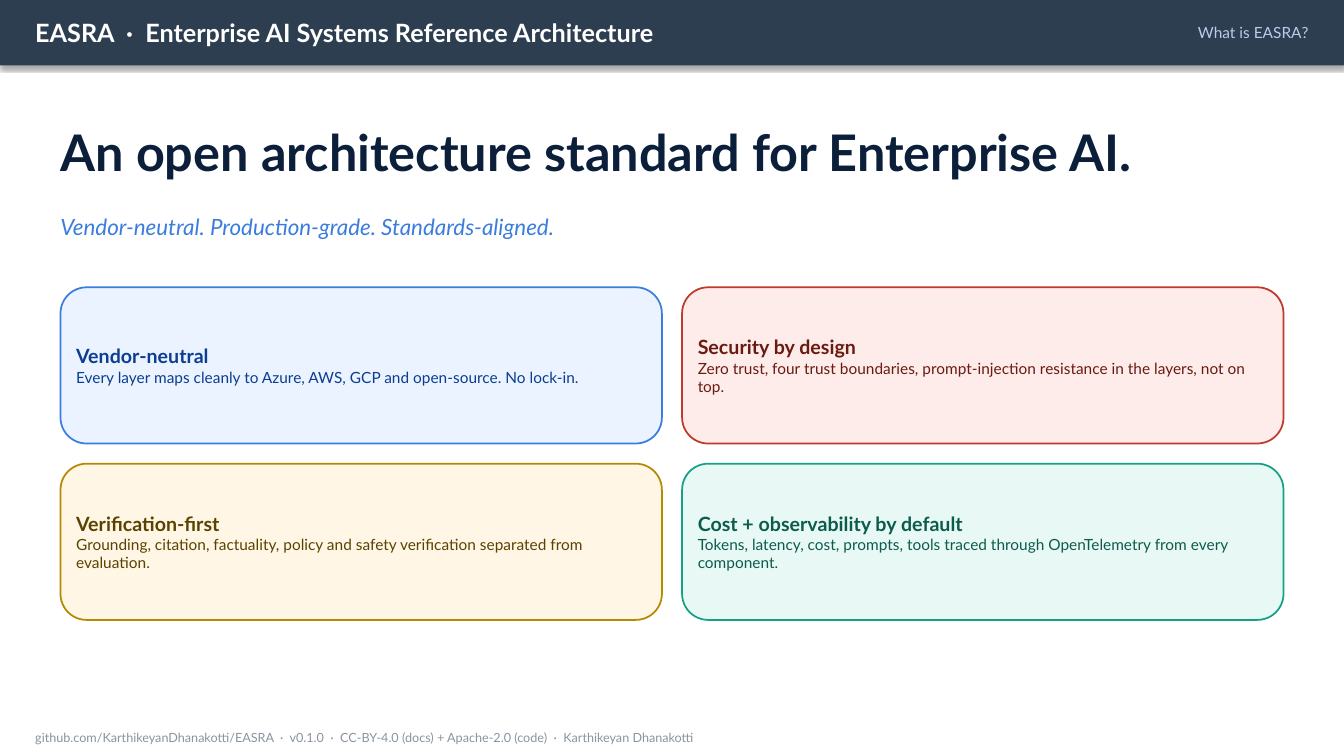
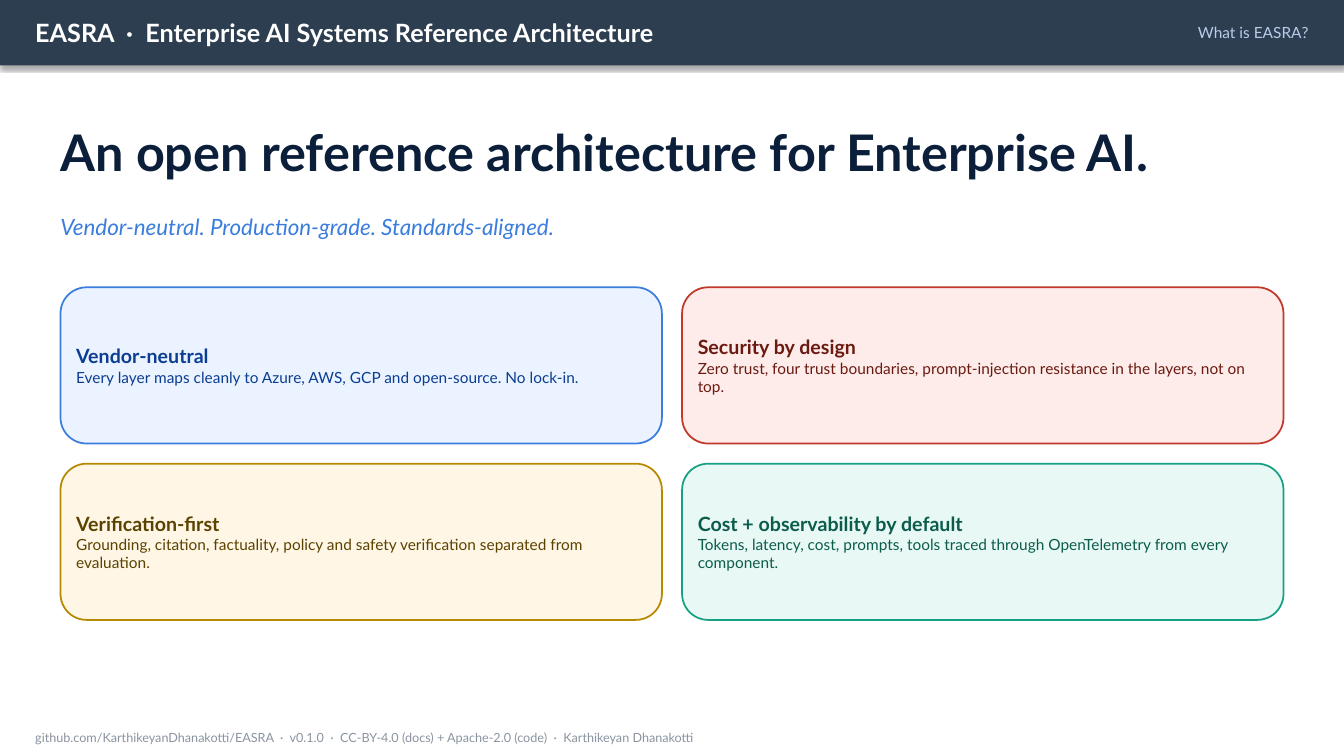
Before and after one commit to KarthikeyanDhanakotti/EASRA, a slide deck: slide 3 of conference/EASRA-LinkedIn-Carousel.pptx. Drawn at 1344x756 pixels with LibreOffice and Linux fonts; fonts in the diff are those of the drawing. Boxes give left, top, right and bottom in pixels: in the first picture for what was removed or moved away, otherwise in the second. Text is boxed around its words. In the diff, an @@ line names an element or a change of style, - is before the commit and + after.

Commit message:
polish(v4): reviewer feedback - 'reference architecture' not 'standard' + L12 renamed to AI Platform Engineering + Bronze/Silver/Gold/Platinum conformance
Reviewer round 3 polish before publish:

- CAROUSEL: drop 'standard' claim (cover badge, hero subtitle, CTA slide). Now reads 'Open Reference Architecture'. Keeps factual 'Standards-aligned' where it means aligned WITH external standards (NIST/ISO/EU AI Act/OWASP/MITRE).

- CAROUSEL: rename layer L12 'LLMOps & Delivery' -> 'AI Platform Engineering' (future-proofs for multimodal, diffusion, speech, reasoning models). Applied on layer index, on the AI Platform slide, on ADR slide references, and on the three-planes bullet.

- README: drop 'open architecture standard' claim -> 'open reference architecture'.

- ROADMAP: add Bronze / Silver / Gold / Platinum conformance levels section (replaces earlier Baseline/Regulated/Safety-critical framing).

```diff
--- a/conference/EASRA-LinkedIn-Carousel.pptx
+++ b/conference/EASRA-LinkedIn-Carousel.pptx
@@ text at <box>60,133,1149,180</box>: text changed @@
-An open architecture standard for Enterprise AI.
+An open reference architecture for Enterprise AI.
```
Also in this commit, not shown: 6 other slides changed, 12 other files.
